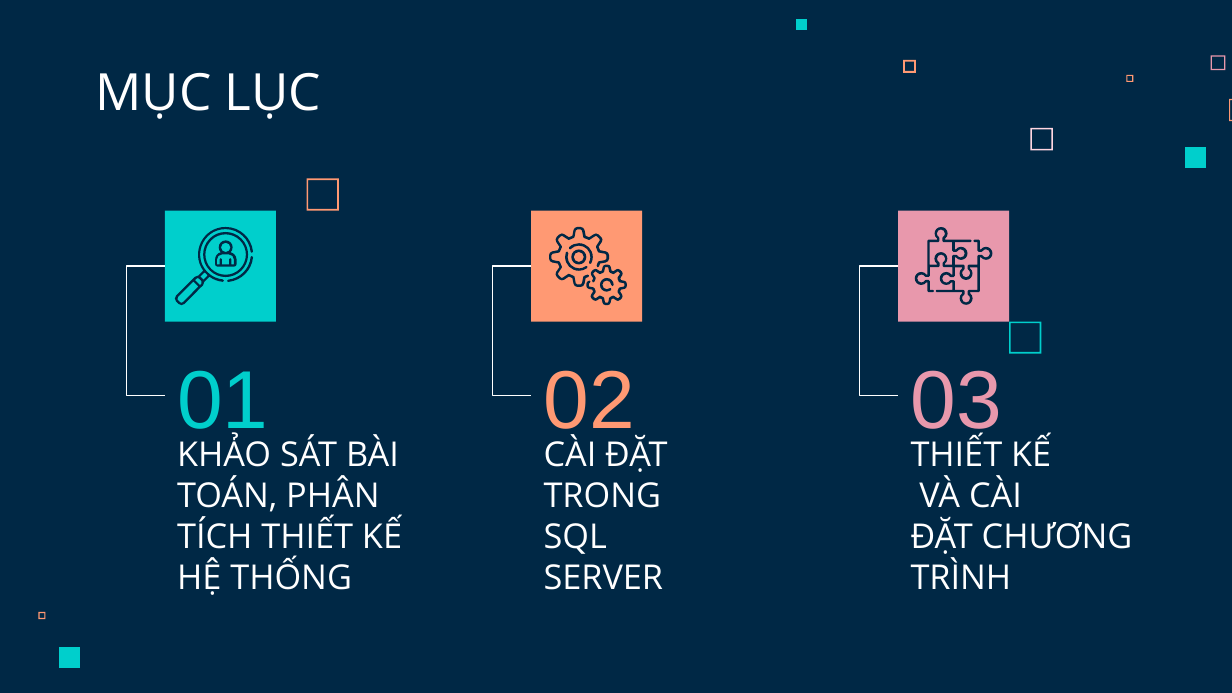
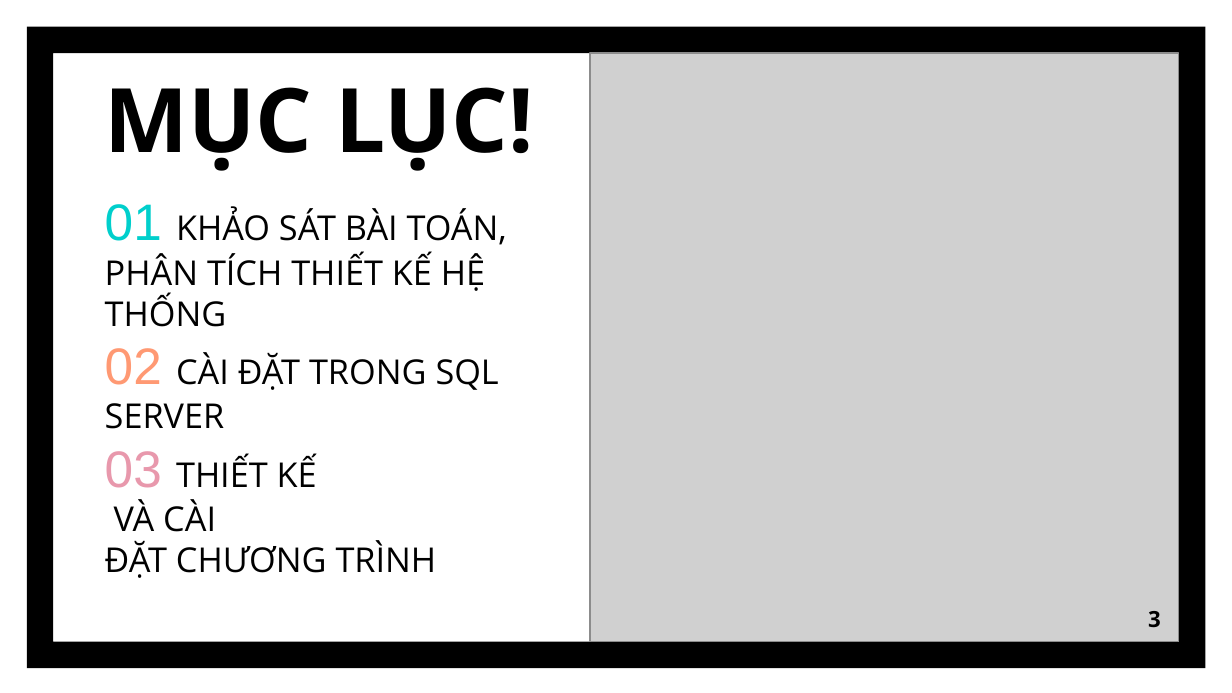
Before and after one commit to LinhChi610/PTLChi.BTL.226, a slide deck: slide 3 of SLIDE-HTQLBHDTDĐ.pptx. Drawn at 1232x693 pixels with LibreOffice and Linux fonts; fonts in the diff are those of the drawing; grey boxes stand for pictures. Boxes give left, top, right and bottom in pixels: in the first picture for what was removed or moved away, otherwise in the second. Text is boxed around its words. In the diff, an @@ line names an element or a change of style, - is before the commit and + after.

```diff
--- a/SLIDE-HTQLBHDTDĐ.pptx
+++ b/SLIDE-HTQLBHDTDĐ.pptx
@@ background #002845 to #FFFFFF @@
@@ frame added at (x1=27, y1=27, x2=1206, y2=669), fill #000000 @@
@@ freeform shape removed at (x1=796, y1=20, x2=807, y2=31) @@
@@ picture added at (x1=590, y1=53, x2=1179, y2=642) @@
@@ freeform shape removed at (x1=1211, y1=55, x2=1226, y2=70) @@
@@ title at (x1=105, y1=87, x2=534, y2=171): text changed; size 30 to 52 pt; text colour #FFFFFF to #000000; bold on @@
-MỤC LỤC
+MỤC LỤC!
@@ freeform shape removed at (x1=903, y1=60, x2=915, y2=73) @@
@@ freeform shape removed at (x1=1126, y1=75, x2=1133, y2=83) @@
@@ freeform shape removed at (x1=1230, y1=99, x2=1232, y2=121) @@
@@ freeform shape removed at (x1=1030, y1=128, x2=1052, y2=150) @@
@@ freeform shape removed at (x1=1185, y1=147, x2=1206, y2=168) @@
@@ freeform shape removed at (x1=307, y1=179, x2=339, y2=211) @@
@@ subtitle added at (x1=105, y1=204, x2=507, y2=578), 20 pt, text #000000 @@
+01 KHẢO SÁT BÀI TOÁN, PHÂN TÍCH THIẾT KẾ HỆ THỐNG
+02 CÀI ĐẶT TRONG SQL SERVER
+03 THIẾT KẾ
+VÀ CÀI
+ĐẶT CHƯƠNG TRÌNH
@@ rectangle removed at (x1=165, y1=211, x2=276, y2=322) @@
@@ rectangle removed at (x1=531, y1=211, x2=642, y2=322) @@
@@ rectangle removed at (x1=898, y1=211, x2=1009, y2=322) @@
@@ freeform shape removed at (x1=914, y1=227, x2=992, y2=304) @@
@@ elbow line removed from (165, 266) to (165, 395) @@
@@ group removed at (x1=175, y1=227, x2=254, y2=304): 4 freeform shapes @@
@@ elbow line removed from (531, 266) to (531, 395) @@
@@ group removed at (x1=549, y1=227, x2=627, y2=306): 6 freeform shapes @@
@@ elbow line removed from (898, 266) to (898, 395) @@
@@ freeform shape removed at (x1=1009, y1=322, x2=1041, y2=354) @@
@@ title removed at (x1=177, y1=370, x2=268, y2=443) @@
-01
@@ title removed at (x1=544, y1=370, x2=635, y2=443) @@
-02
@@ title removed at (x1=910, y1=370, x2=1001, y2=443) @@
-03
@@ title removed at (x1=177, y1=434, x2=402, y2=595) @@
-KHẢO SÁT BÀI TOÁN, PHÂN TÍCH THIẾT KẾ HỆ THỐNG
@@ title removed at (x1=544, y1=434, x2=667, y2=590) @@
-CÀI ĐẶT TRONG SQL SERVER
@@ title removed at (x1=911, y1=434, x2=1133, y2=589) @@
-THIẾT KẾ
-VÀ CÀI
-ĐẶT CHƯƠNG TRÌNH
@@ freeform shape removed at (x1=38, y1=612, x2=46, y2=620) @@
@@ page number added at (x1=1148, y1=611, x2=1161, y2=628), 13 pt, text #000000, bold @@
+3
@@ freeform shape removed at (x1=59, y1=647, x2=80, y2=668) @@
```
Also in this commit, not shown: 11 other slides changed, 1 slide added, 1 slide removed, 32 other files.
